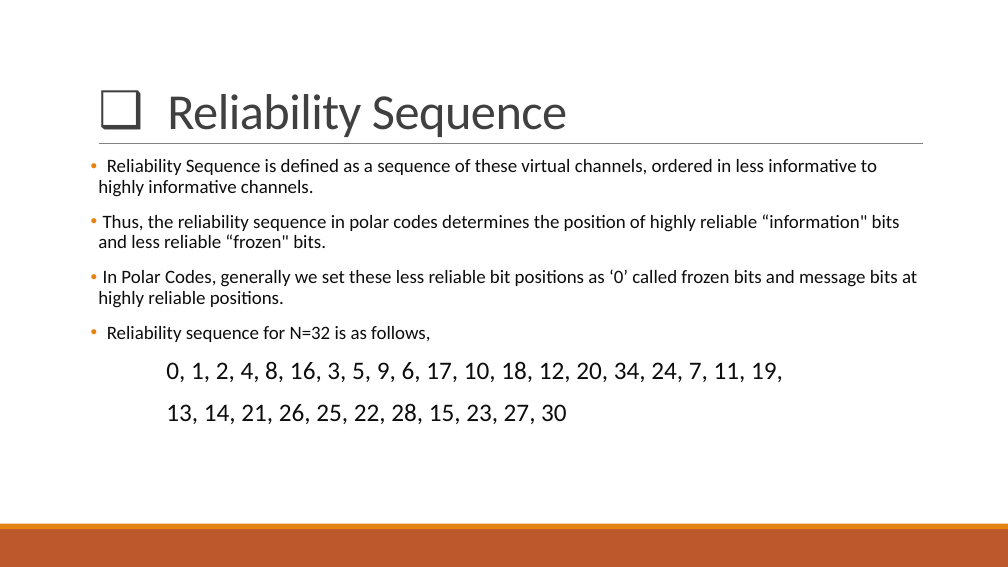
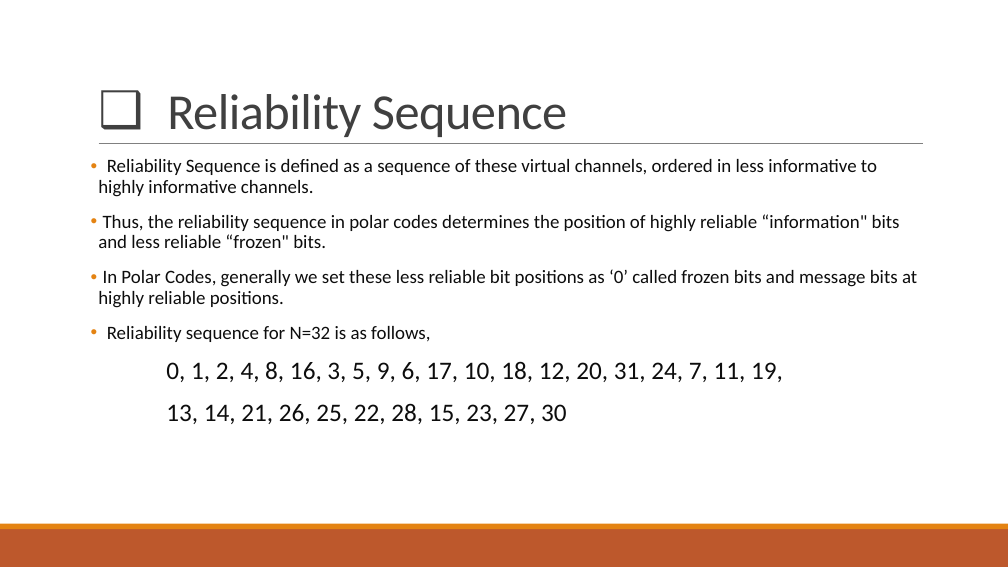
Before and after one commit to Jeet-Desai/Polar-Codes, a slide deck: slide 13 of Project_Presentation.pptx. Drawn at 1008x567 pixels with LibreOffice and Linux fonts; fonts in the diff are those of the drawing. Boxes give left, top, right and bottom in pixels: in the first picture for what was removed or moved away, otherwise in the second. Text is boxed around its words. In the diff, an @@ line names an element or a change of style, - is before the commit and + after.

```diff
--- a/Project_Presentation.pptx
+++ b/Project_Presentation.pptx
@@ text at (166,361,783,382): text changed @@
-0, 1, 2, 4, 8, 16, 3, 5, 9, 6, 17, 10, 18, 12, 20, 34, 24, 7, 11, 19,
+0, 1, 2, 4, 8, 16, 3, 5, 9, 6, 17, 10, 18, 12, 20, 31, 24, 7, 11, 19,
```
Also in this commit, not shown: 3 other slides changed, 3 slides added, 2 slides removed.
